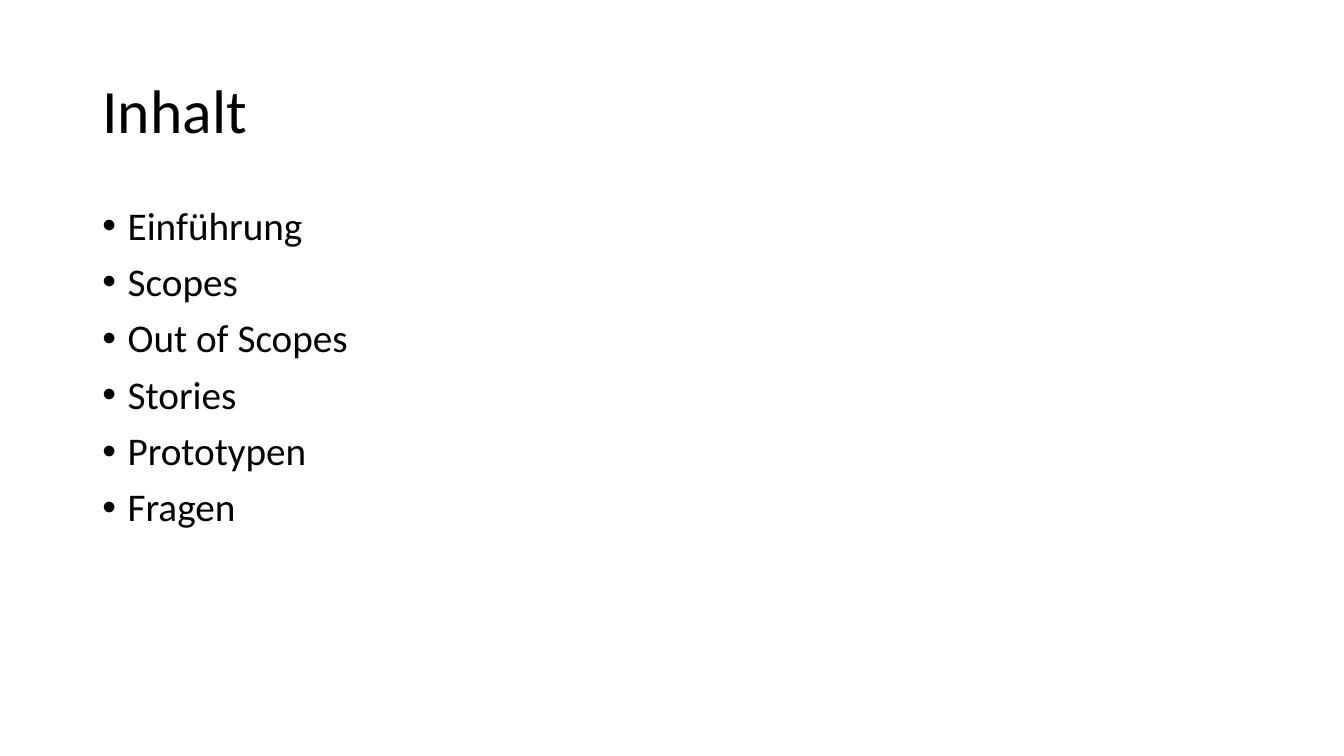
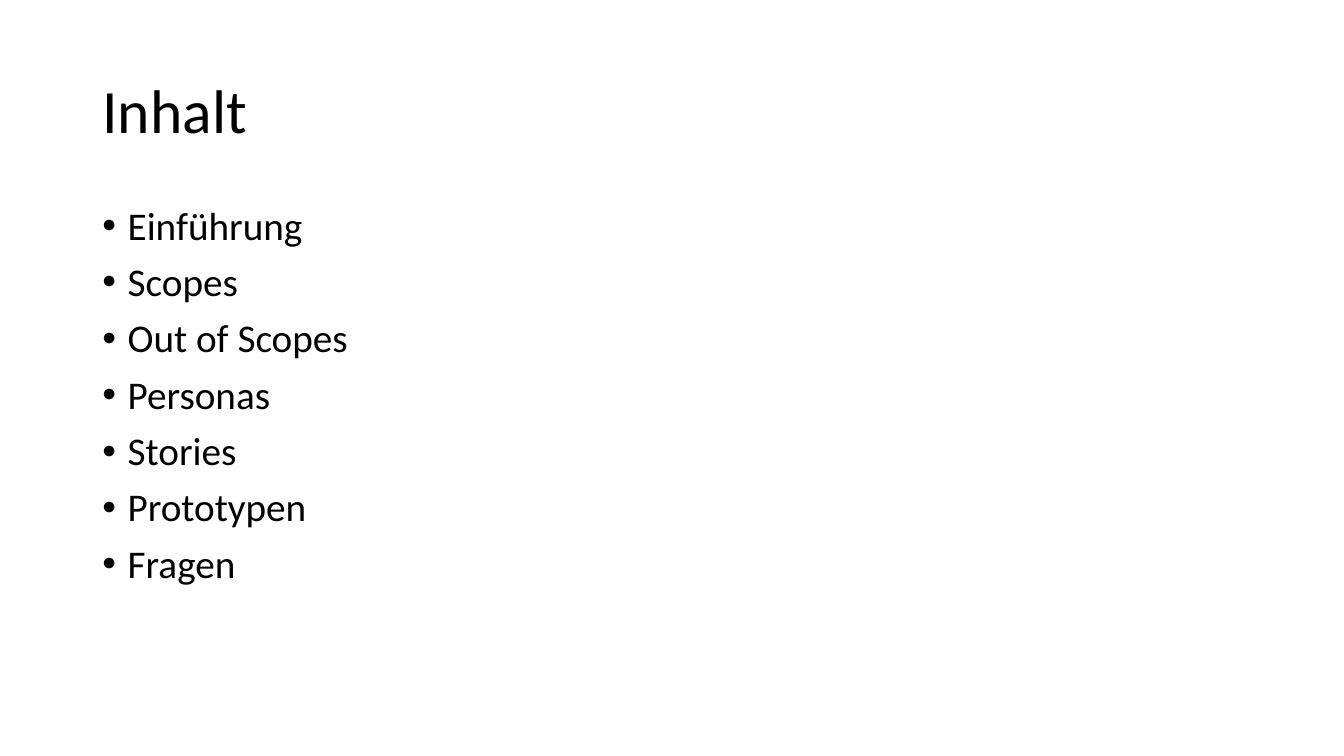
Before and after one commit to shylux/ch.bfh.bti7081.s2015.rot, a slide deck: slide 2 of doc/task03/Design Thinking.pptx. Drawn at 1344x756 pixels with LibreOffice and Linux fonts; fonts in the diff are those of the drawing. Boxes give left, top, right and bottom in pixels: in the first picture for what was removed or moved away, otherwise in the second. Text is boxed around its words. In the diff, an @@ line names an element or a change of style, - is before the commit and + after.

Commit message:
completet personas, included in presentation

```diff
--- a/doc/task03/Design Thinking.pptx
+++ b/doc/task03/Design Thinking.pptx
@@ text at (x1=128, y1=384, x2=270, y2=410): paragraph added @@
+• Personas
```
Also in this commit, not shown: 4 slides added, 1 other file.
